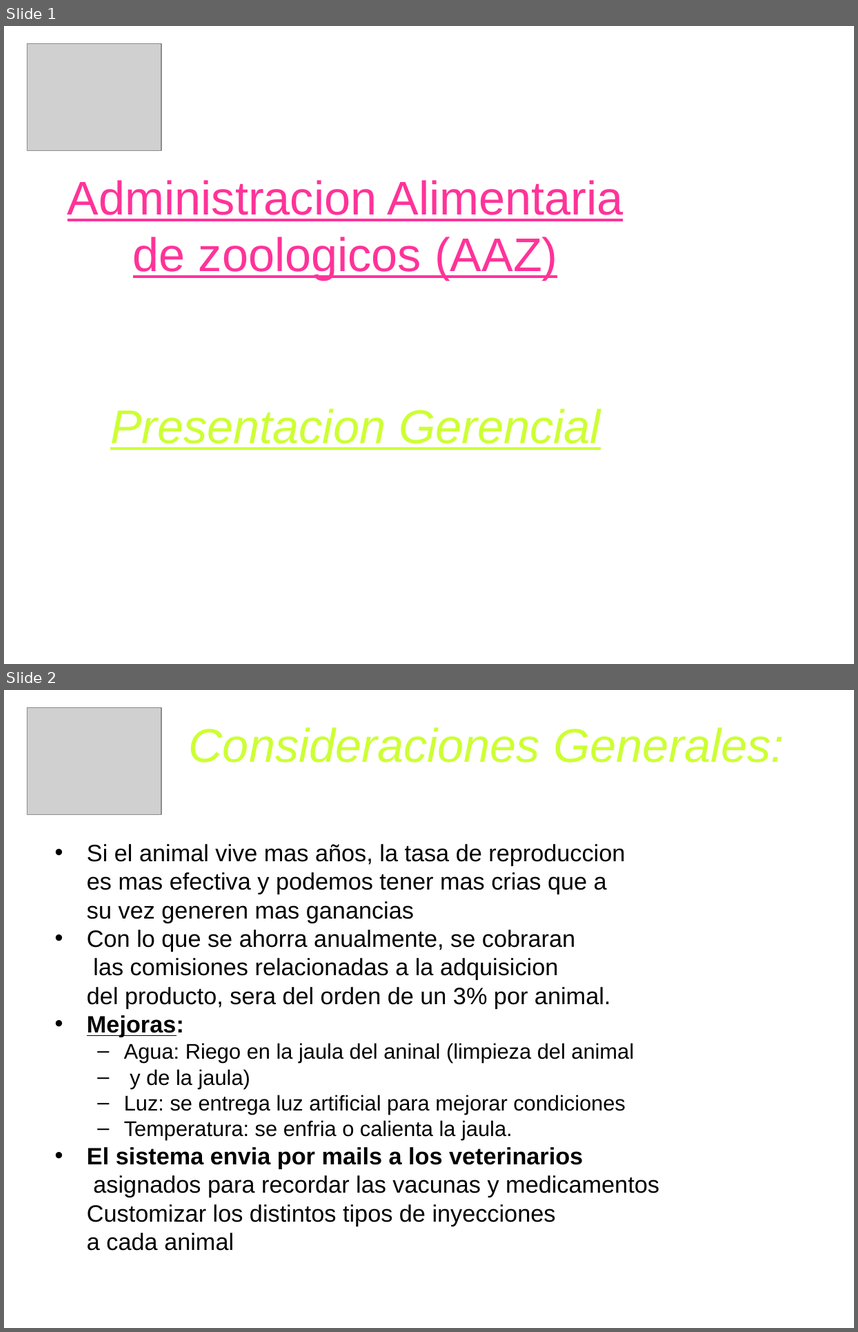
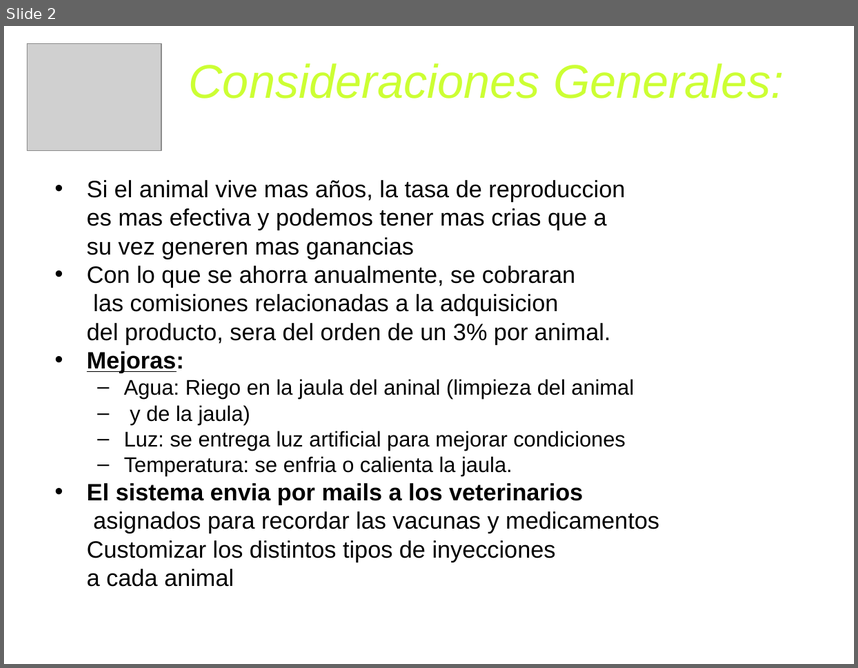
Before and after one commit to skiel85/taller-desarrollo-proyectos-i, a slide deck: Presentaciones/Demo Gerencial.ppt. Shown one above the other, each under a label of ours: slides 1 and 2 before the commit, slide 2 after it. The pictures are 858x1332 and 858x668 pixels, drawn with LibreOffice and Linux fonts; fonts in the diff are those of the drawing; grey boxes stand for pictures; background and template pictures are left out. Boxes give left, top, right and bottom in pixels: in the first picture for what was removed or moved away, otherwise in the second. Text is boxed around its words. In the diff, an @@ line names an element or a change of style, - is before the commit and + after.

```diff
--- a/Presentaciones/Demo Gerencial.ppt
+++ b/Presentaciones/Demo Gerencial.ppt
@@ slide 1 removed at <box>4,26,854,664</box>, background picture (left out) @@
@@ picture removed at <box>27,44,161,151</box> @@
@@ title removed at <box>67,180,624,280</box> @@
-Administracion Alimentaria de zoologicos (AAZ)
@@ subtitle removed at <box>110,408,601,450</box> @@
-Presentacion Gerencial
```
Also in this commit, not shown: 3 slides added, 1 other slide removed.
